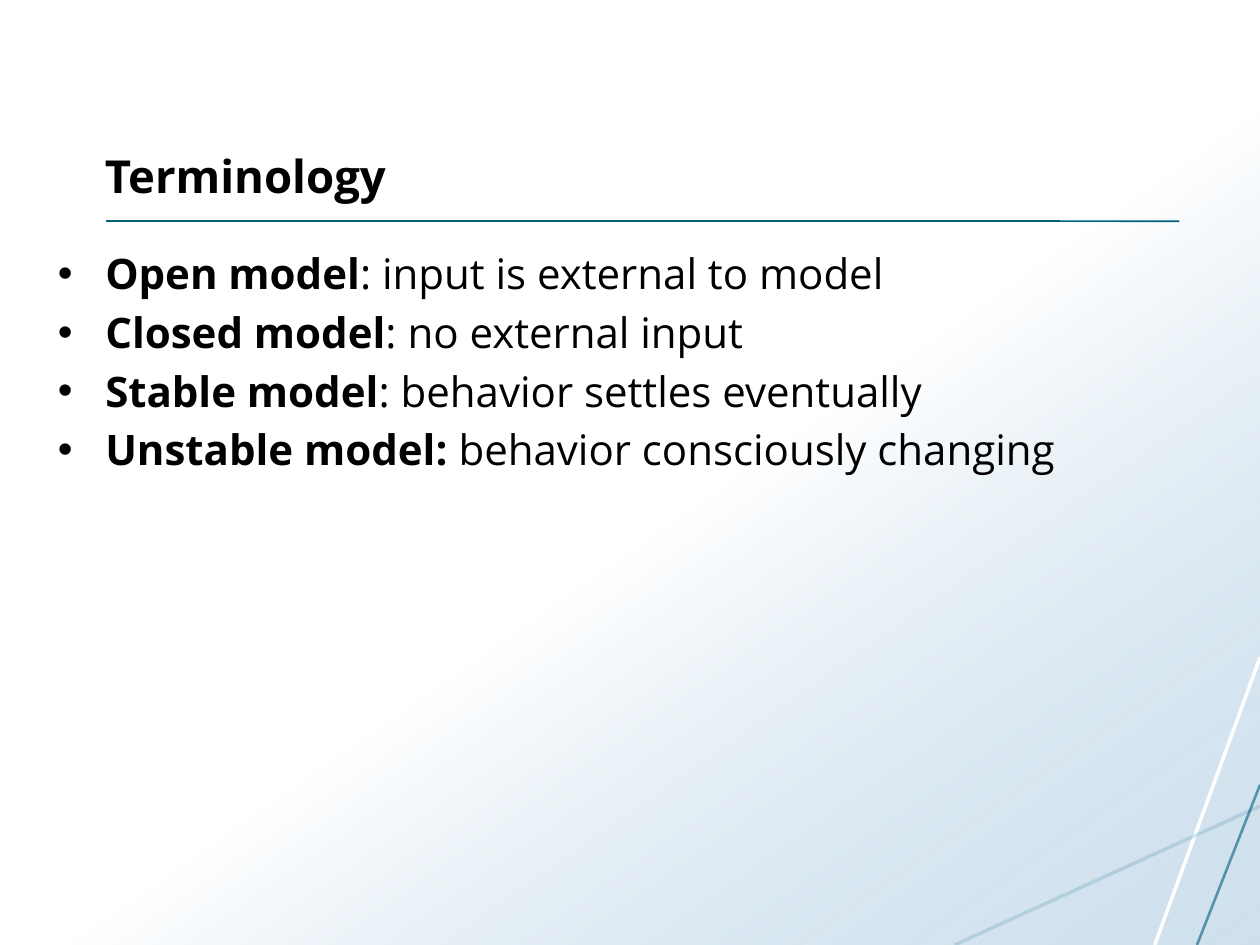
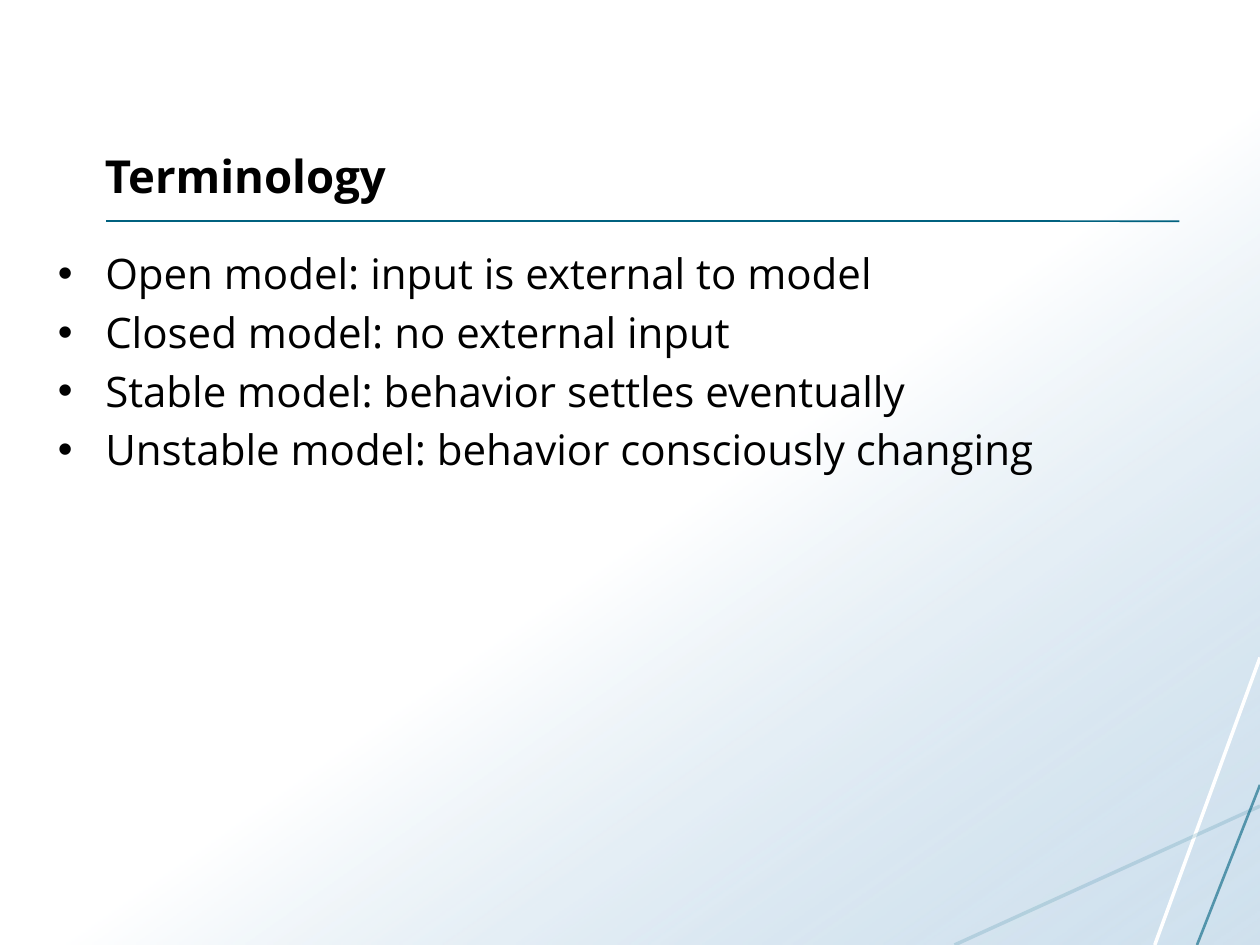
Before and after one commit to uit-inf-2202-f18/uit-inf-2202-f18.github.io, a slide deck: slide 37 of lectures/05-performance-evaluation.pptx. Drawn at 1260x945 pixels with LibreOffice and Linux fonts; fonts in the diff are those of the drawing. Boxes give left, top, right and bottom in pixels: in the first picture for what was removed or moved away, otherwise in the second. Text is boxed around its words. In the diff, an @@ line names an element or a change of style, - is before the commit and + after.

```diff
--- a/lectures/05-performance-evaluation.pptx
+++ b/lectures/05-performance-evaluation.pptx
@@ text "Open model: input is external ..." at <box>105,257,1033,475</box>: bold off in "Open model:", "Closed model:", "Stable model:", "Unstable model:" @@
```
Also in this commit, not shown: 5 other slides changed, 2 other files.
